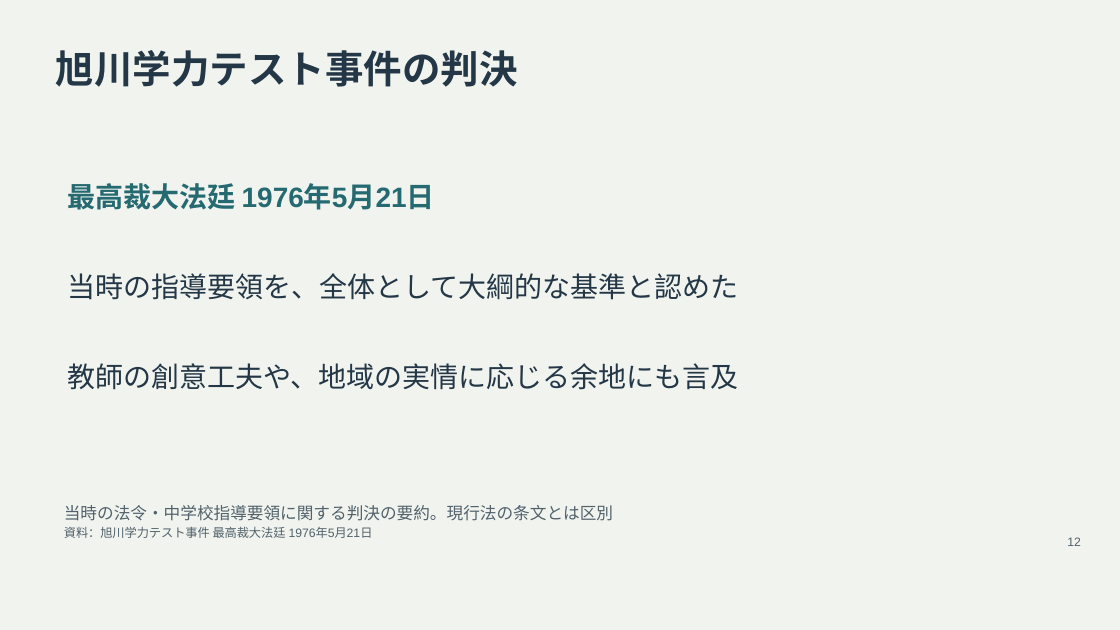
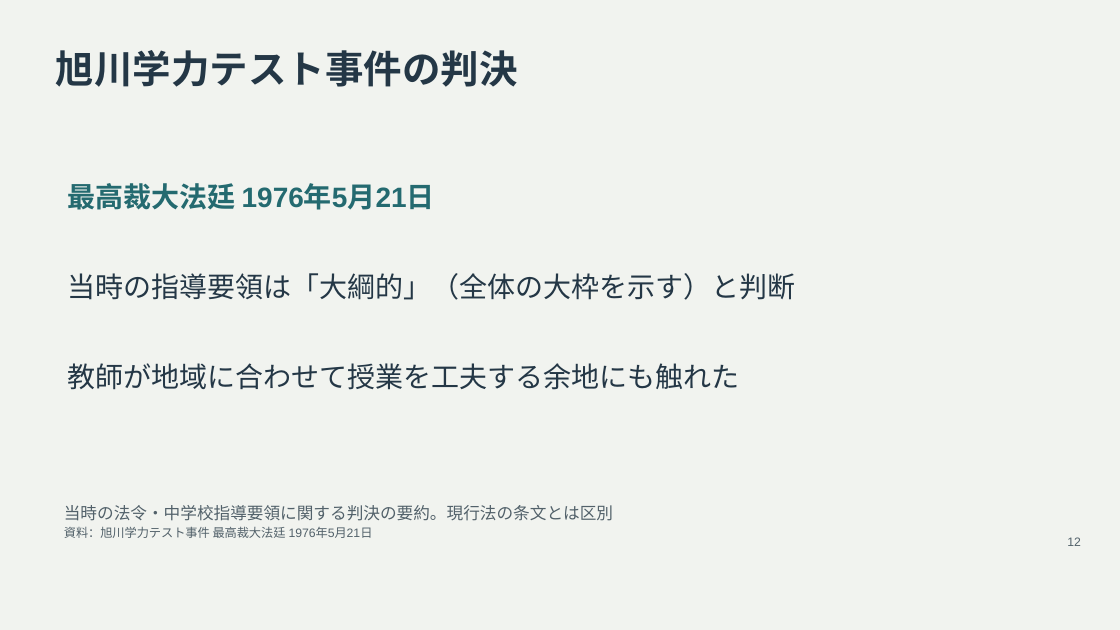
Before and after one commit to zooc-14calbp/industrial-education-i, a slide deck: slide 12 of lessons/05/slides.pptx. Drawn at 1120x630 pixels with LibreOffice and Linux fonts; fonts in the diff are those of the drawing. Boxes give left, top, right and bottom in pixels: in the first picture for what was removed or moved away, otherwise in the second. Text is boxed around its words. In the diff, an @@ line names an element or a change of style, - is before the commit and + after.

```diff
--- a/lessons/05/slides.pptx
+++ b/lessons/05/slides.pptx
@@ text at <box>67,273,795,300</box>: text changed @@
-当時の指導要領を、全体として大綱的な基準と認めた
+当時の指導要領は「大綱的」（全体の大枠を示す）と判断
@@ text at <box>67,363,739,390</box>: text changed @@
-教師の創意工夫や、地域の実情に応じる余地にも言及
+教師が地域に合わせて授業を工夫する余地にも触れた
```
Also in this commit, not shown: 5 other slides changed, 42 other files.
